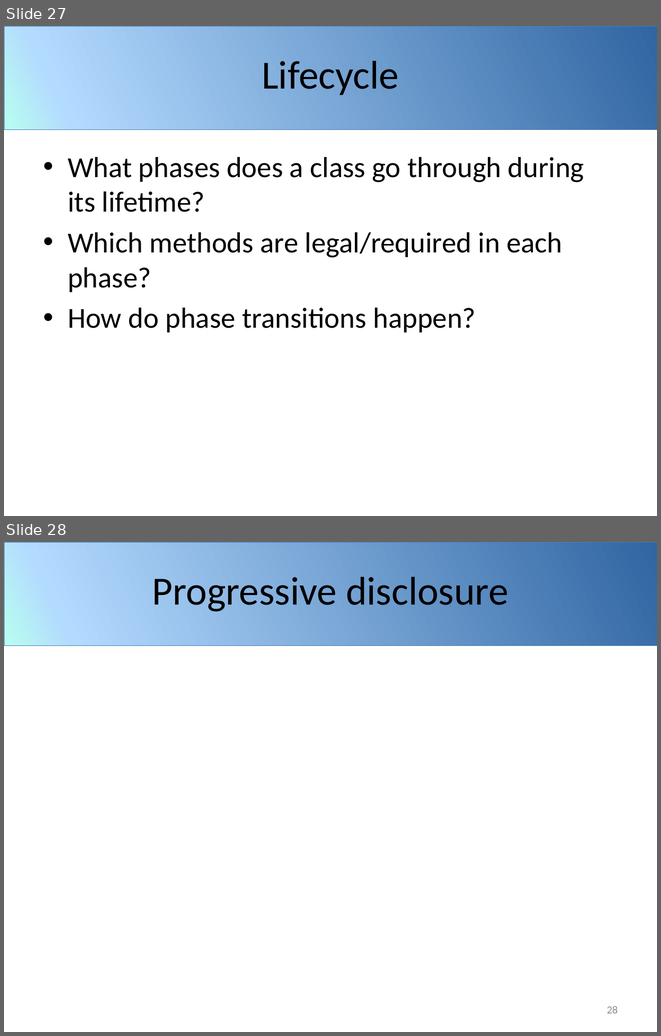
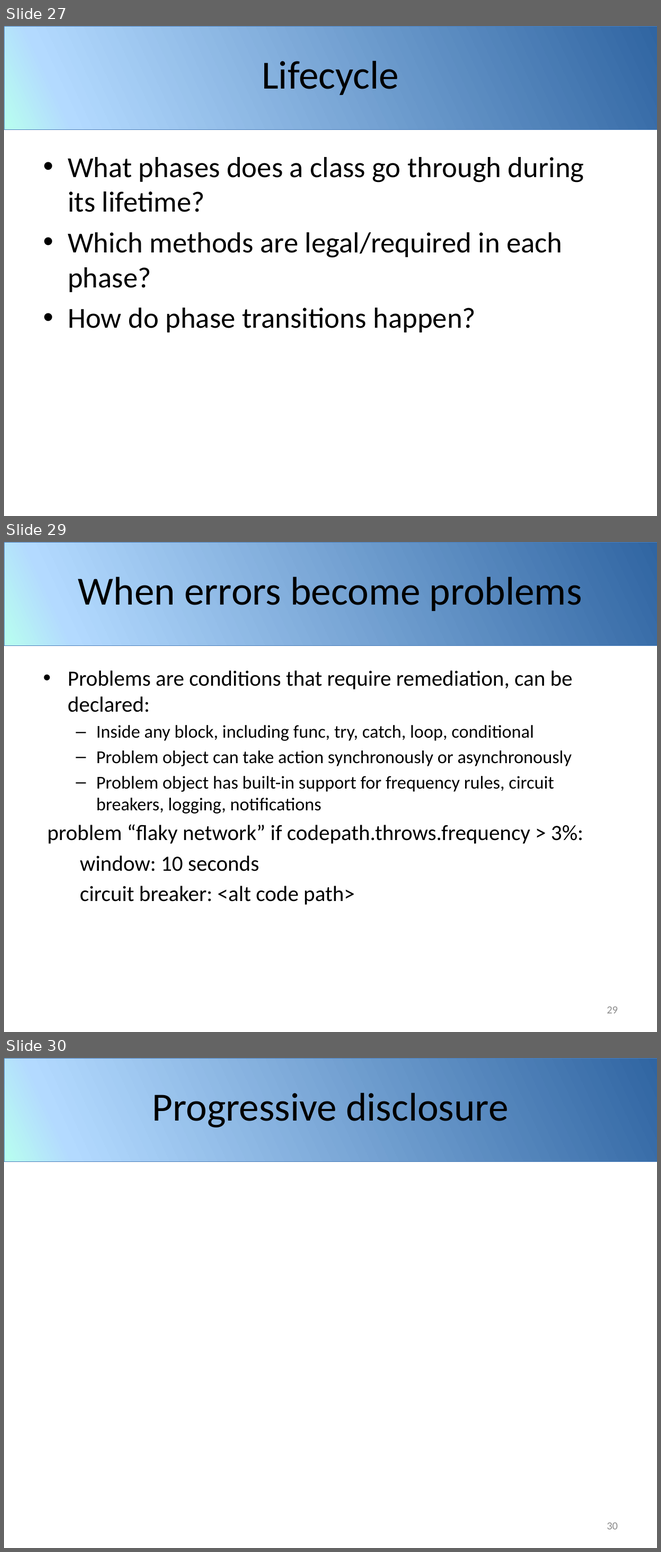
Before and after one commit to mikiec84/intent, a slide deck: assets/introducing-intent.pptx. Shown one above the other, each under a label of ours: slides 27 and 28 before the commit, slides 27, 29 and 30 after it; the slides between them are not shown. The pictures are 661x1036 and 661x1552 pixels, drawn with LibreOffice and Linux fonts; fonts in the diff are those of the drawing; background and template pictures are left out. Boxes give left, top, right and bottom in pixels: in the first picture for what was removed or moved away, otherwise in the second. Text is boxed around its words. In the diff, an @@ line names an element or a change of style, - is before the commit and + after.

Commit message:
more tweaks

```diff
--- a/assets/introducing-intent.pptx
+++ b/assets/introducing-intent.pptx
@@ slide 29 added at (4,542,657,1032), background #FFFFFF; not listed: 2 template elements that a slide beside it also shows @@
@@ title added at (78,576,582,611), 44 pt, text #000000 @@
+When errors become problems
@@ text added at (47,670,583,905), 20 pt, text #000000 @@
+• Problems are conditions that require remediation, can be declared:
+  – Inside any block, including func, try, catch, loop, conditional
+  – Problem object can take action synchronously or asynchronously
+  – Problem object has built-in support for frequency rules, circuit breakers, logging, notifications
+problem “flaky network” if codepath.throws.frequency > 3%:
+window: 10 seconds
+circuit breaker: <alt code path>
@@ page number added at (607,1006,618,1013), 12 pt, text #8C8C8C @@
+29
@@ what was slide 28 is now slide 30 @@
@@ page number at (607,1522,618,1529): text changed @@
-28
+30
```
Also in this commit, not shown: 1 other slide added.
